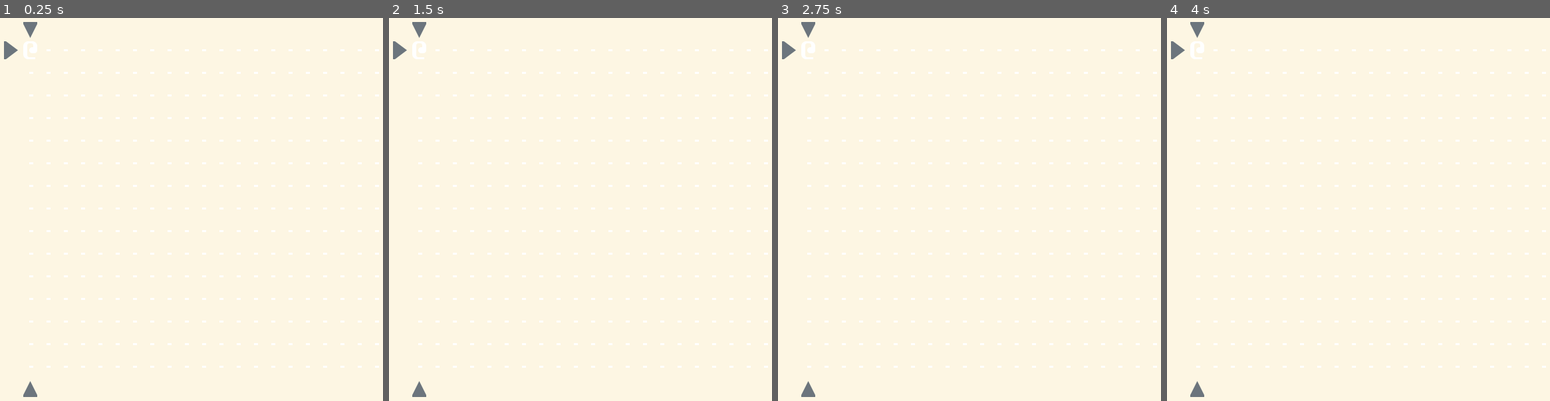
Above: before the commit, frames 1-4 (left to right).
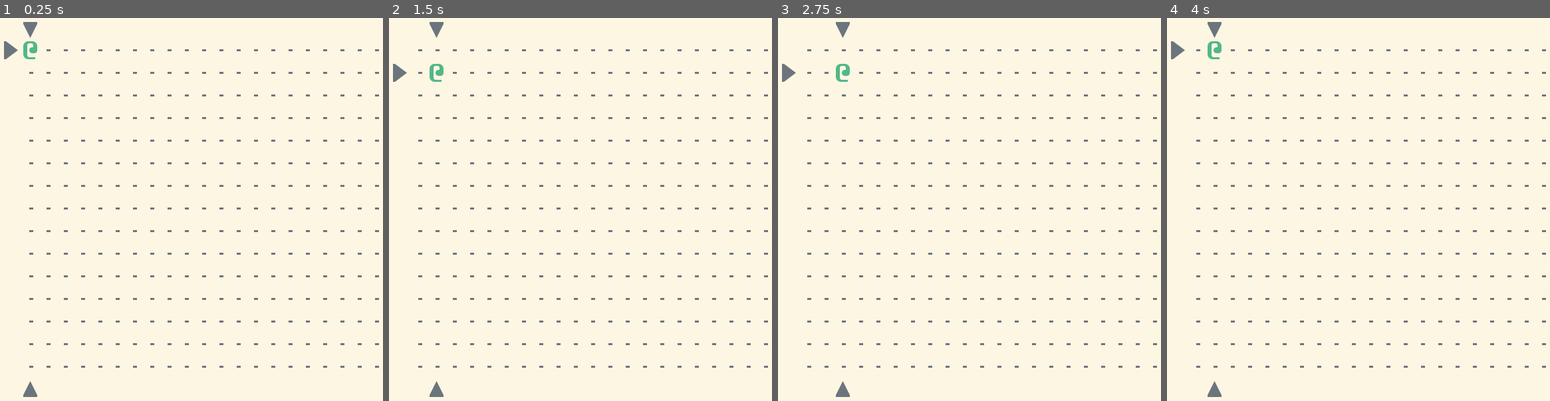
Above: after the commit, the same moments.

Repository: Bozar/godot-4-roguelike-demo
Game: Godot game, scene res://scene/main/main_game.tscn
Same seed, same stepped clock (60 frames per second), same inputs: the game is played once before the commit and once after it.
Inputs:
- Up to frame 1 (0.25 s): no input
- Up to frame 2 (1.5 s): tap Enter at 0.5 s; hold Right (move_right) 0.53-1.28 s; tap Space at 1.25 s; hold Down (move_down) from 1.28 s (still down)
- Up to frame 3 (2.75 s): tap Enter at 2 s; release Down (move_down) at 2.03 s; hold Right (move_right) from 2.03 s (still down)
- Up to frame 4 (4 s): tap Space at 2.75 s; release Right (move_right) at 2.78 s; hold Up (move_up) 2.78-3.53 s; tap Enter at 3.5 s; hold Left (move_left) from 3.53 s (still down)

The runs differ from the first frame. In frame 1, 1.8% of the frame differs, in the area x 6-99%, y 6-92%; in frame 2, 2.5%, in the area x 1-99%, y 1-99%; in frame 3, 2.5%; in frame 4, 2.3%.
Error before the commit: Parse Error: Function "_set_visibility()" not found in base self. (res://scene/main/dungeon_board.gd:54)

Commit message:
Hide sprites of lower layers.

Diff:
--- a/scene/main/dungeon_board.gd
+++ b/scene/main/dungeon_board.gd
@@ -39,6 +39,7 @@
     else:
         _dungeon_sprites[hashed_coord] = {}
     _dungeon_sprites[hashed_coord][hashed_sprite] = sprite
+    _set_visibility(coord)
 
 
 func remove_state(sprite: Sprite2D, main_tag: StringName) -> void:
@@ -116,3 +117,17 @@
 
     var hashed_main_tag: int = HASHED_MAIN_TAGS[main_tag]
     return floor(z_layer + hashed_main_tag * pow(10, 2))
+
+
+func _set_visibility(coord: Vector2i) -> void:
+    var sprites: Array = get_sprites_by_coord(coord)
+    var sprite: Sprite2D
+
+    sprites.sort_custom(_sort_by_layer)
+    for i: int in range(0, sprites.size()):
+        sprite = sprites[i]
+        sprite.visible = (i == sprites.size() - 1)
+
+
+func _sort_by_layer(this_sprite: Sprite2D, that_sprite: Sprite2D) -> bool:
+    return this_sprite.z_index < that_sprite.z_index
